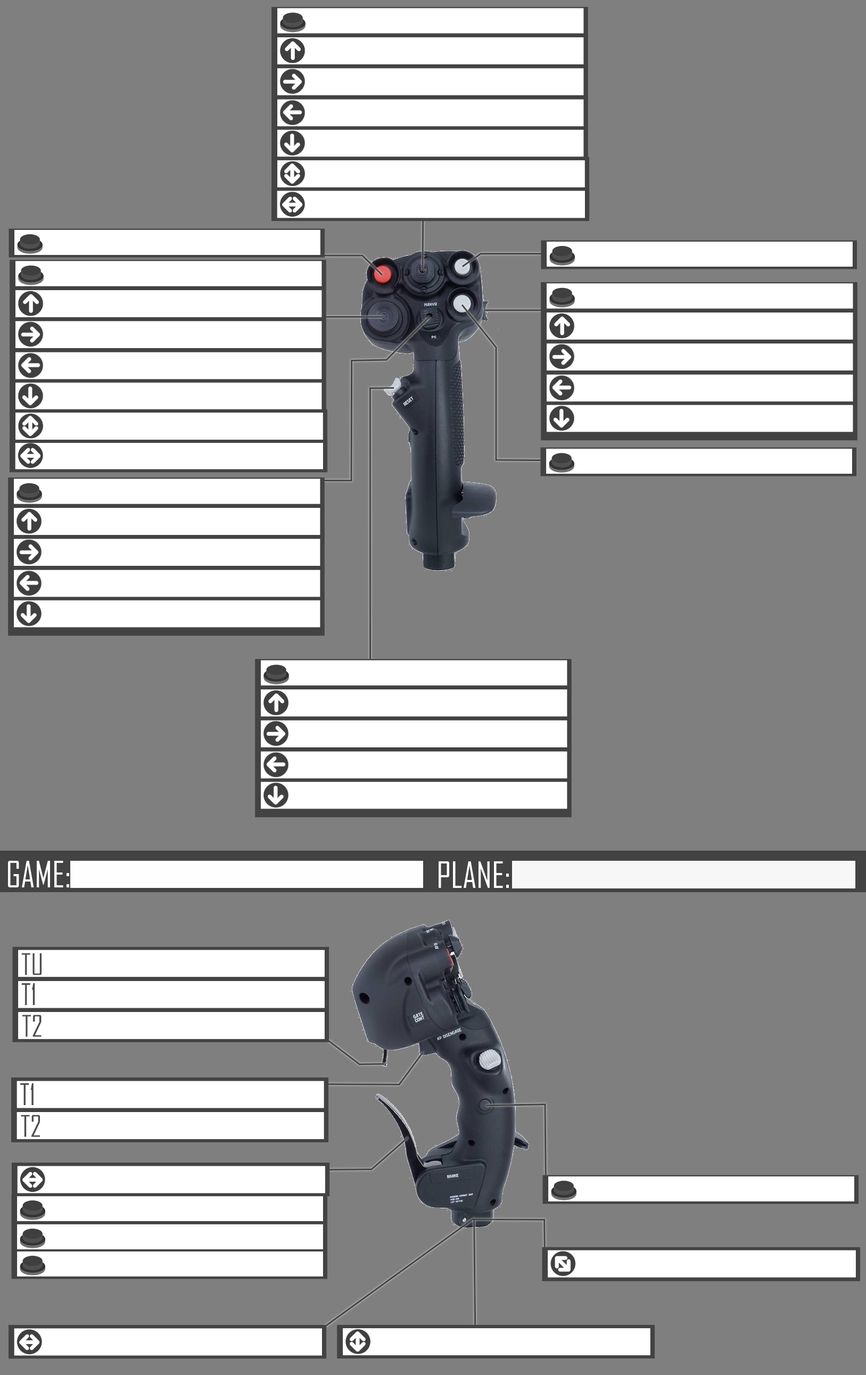
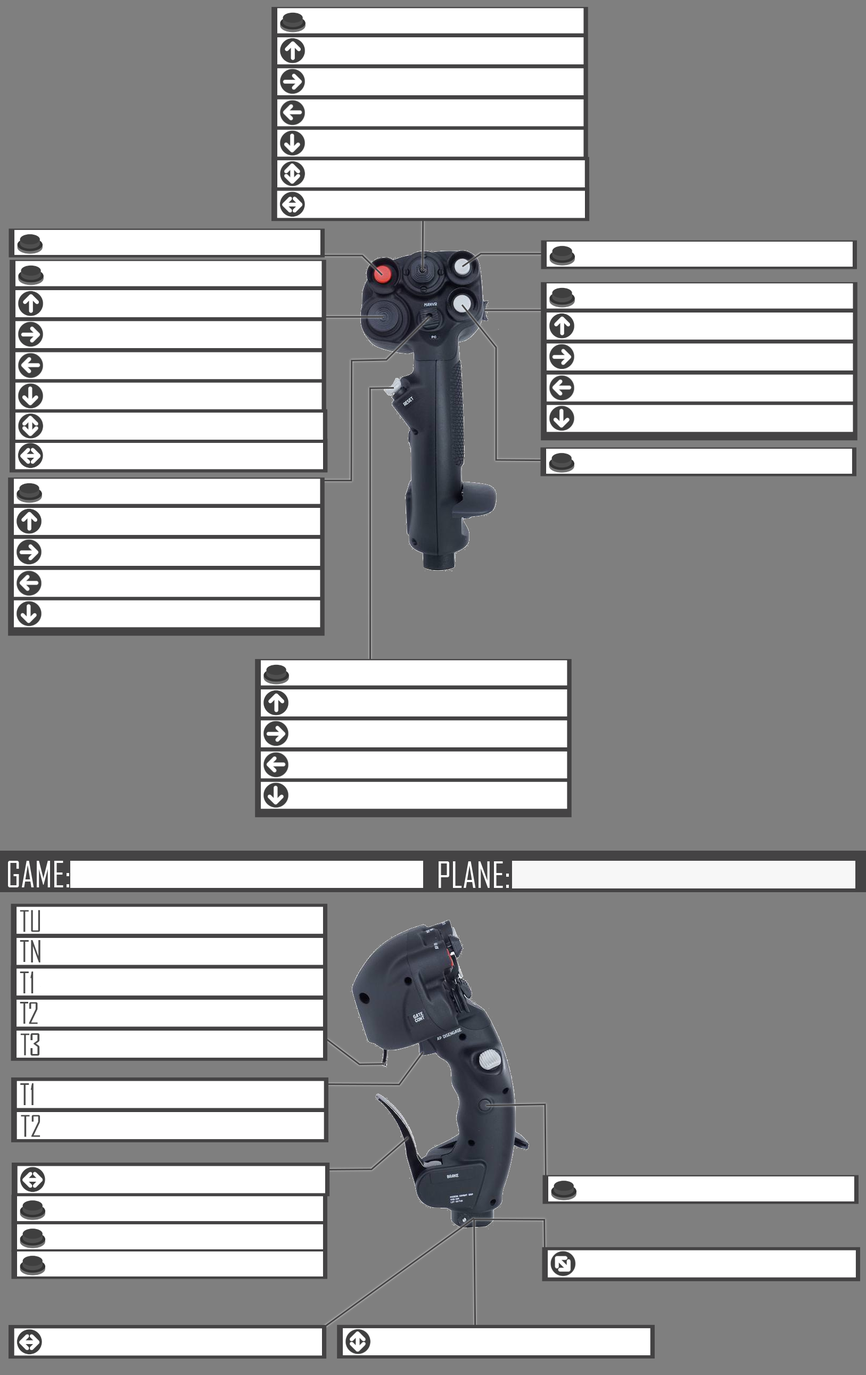
Layered file, before and after one edit (866x1375). Changes by layer:
added layer "Pasted Layer #25" above "Pasted Layer #24" over [9, 438, 328, 473]
added layer "Pasted Layer #24" above "Pasted Layer #23" over [9, 438, 328, 473]
added layer "3" above "Pasted Layer #26" over [30, 1033, 40, 1056]
added layer "Pasted Layer #26" above "N" over [10, 965, 328, 1062]
added layer "N" above "Pasted Layer #10" over [30, 940, 41, 963]
painted on "Pasted Layer #10" over [10, 903, 330, 1043]
